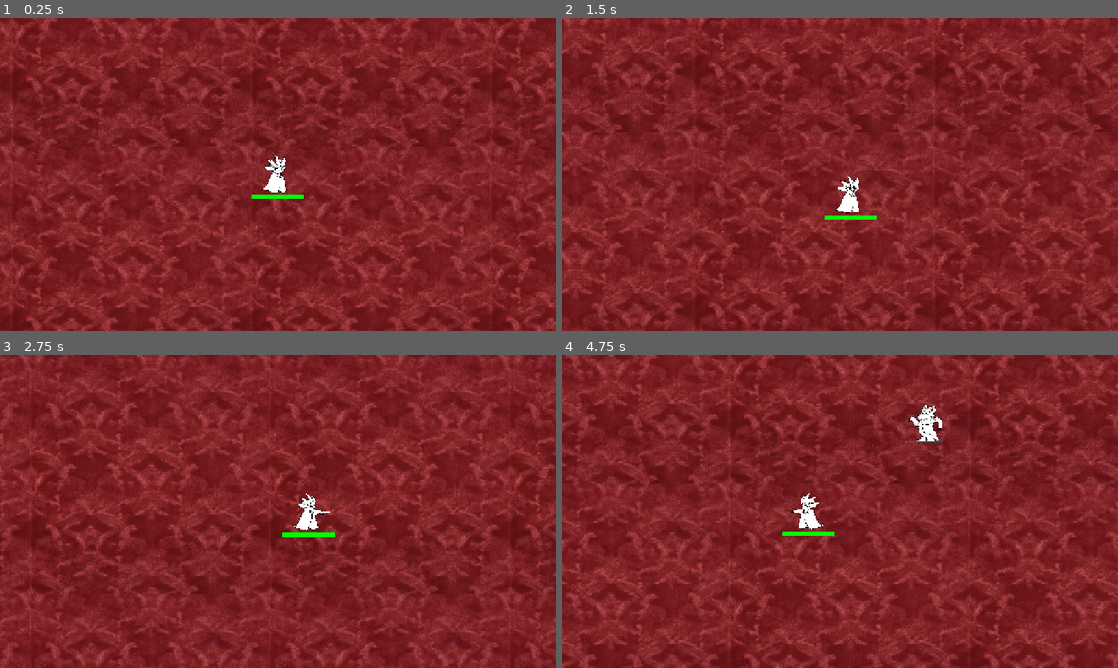
Above: before the commit, frames 1-4 (two rows, left to right).
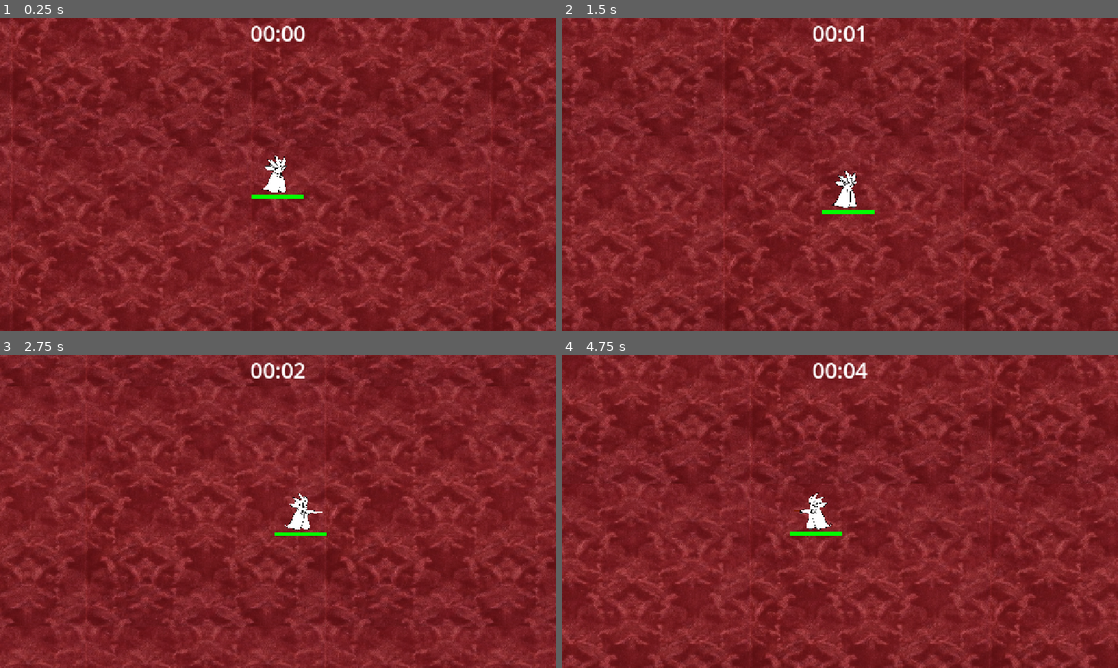
Above: after the commit, the same moments.

Repository: chirpon9/Masquerade-Survivors
Game: Godot game, scene res://main.tscn
The game is run twice, just before and just after one commit, with the same random seed, the same clock (stepped at 60 frames per second) and the same inputs.
Inputs:
- Up to frame 1 (0.25 s): no input
- Up to frame 2 (1.5 s): tap Enter at 0.5 s; hold Right (move_right) 0.53-1.28 s; hold Down (move_down) from 1.28 s (still down)
- Up to frame 3 (2.75 s): release Down (move_down) at 2.03 s; hold Right (move_right) from 2.03 s (still down)
- Up to frame 4 (4.75 s): release Right (move_right) at 2.78 s; hold Up (move_up) 2.78-3.53 s; hold Left (move_left) from 3.53 s (still down)

The runs differ from the first frame. In frame 1, 0.3% of the frame differs, in the area x 45-55%, y 2-8%; in frame 2, 24%; in frame 3, 24%; in frame 4, 25%, in the area x 0-100%, y 0-100%.

Commit message:
Added timer which influences mob spawn rate, player speed now down to 300

Diff:
--- a/main.gd
+++ b/main.gd
@@ -3,7 +3,7 @@
 @export var furniture_scene: PackedScene
 @export var mob_scene: PackedScene
 var score
-
+var survival_time: float = 0.0
 # Called when the node enters the scene tree for the first time.
 func _ready() -> void:
 
@@ -15,8 +15,13 @@
 	var health_bar = $Player/HealthBar
 	health_bar.value = $Player.current_health
 
+	survival_time += delta
+	update_timer_display()
+	$MobTimer.wait_time = max(0.2, 1.0 - (survival_time * 0.01))
+
 	var health_pct = float($Player.current_health) / $Player.max_health
 	health_bar.get("theme_override_styles/fill").bg_color = Color.GREEN
+
 
 
 func game_over():
@@ -64,3 +69,9 @@
 
 	# 4. Add to the main scene
 	add_child(table)
+
+func update_timer_display():
+	var minutes = int(survival_time) / 60
+	var seconds = int(survival_time) % 60
+	# Formats as "00:00"
+	$CanvasLayer/SurvivalTimerLabel.text = "%02d:%02d" % [minutes, seconds]
--- a/main.tscn
+++ b/main.tscn
@@ -76,6 +76,17 @@
 [node name="CanvasLayer" type="CanvasLayer" parent="."]
 auto_translate_mode = 1
 
+[node name="SurvivalTimerLabel" type="Label" parent="CanvasLayer"]
+anchors_preset = 5
+anchor_left = 0.5
+anchor_right = 0.5
+offset_left = -20.0
+offset_right = 20.0
+offset_bottom = 23.0
+grow_horizontal = 2
+theme_override_font_sizes/font_size = 50
+text = "hiii"
+
 [connection signal="hit" from="Player" to="." method="game_over"]
 [connection signal="timeout" from="FurnitureTimer" to="." method="_on_furniture_timer_timeout"]
 [connection signal="timeout" from="MobTimer" to="." method="_on_mob_timer_timeout"]
--- a/player.gd
+++ b/player.gd
@@ -2,7 +2,7 @@
 signal hit
 
 
-@export var speed = 400 # How fast the player will move (pixels/sec).
+@export var speed = 300 # How fast the player will move (pixels/sec).
 @export var max_health = 100 # max health
 
 var current_health
